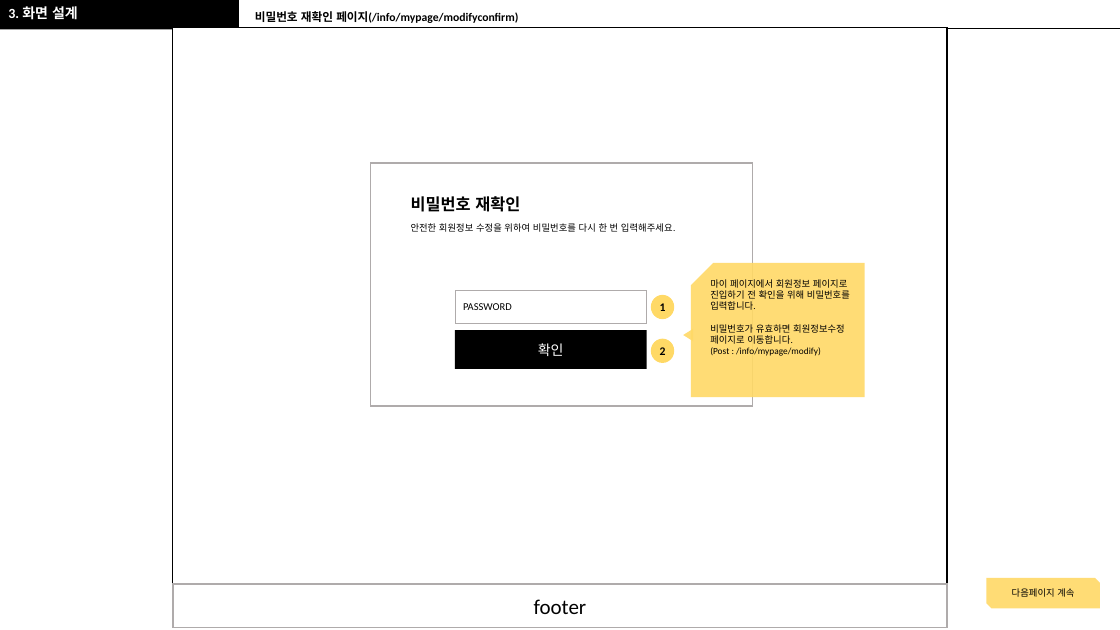
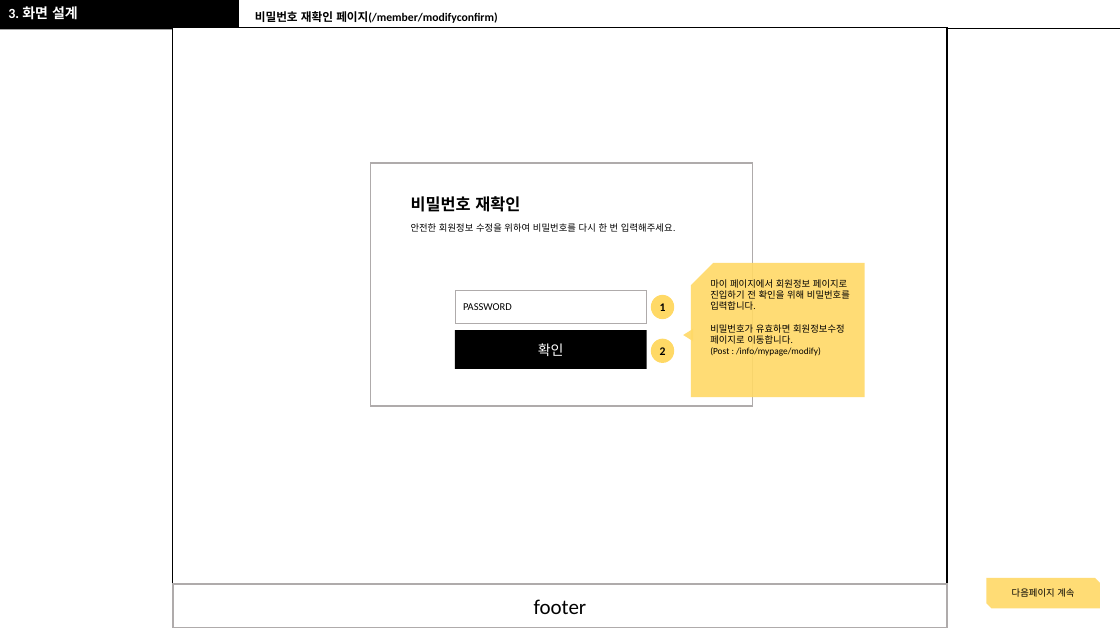
Before and after one commit to RealWarm/Common_Document, a slide deck: slide 16 of 온종일_돌봄/정훈_온종일_스토리보드_원본.pptx (slide 17 before the commit). Drawn at 1120x630 pixels with LibreOffice and Linux fonts; fonts in the diff are those of the drawing. Boxes give left, top, right and bottom in pixels: in the first picture for what was removed or moved away, otherwise in the second. Text is boxed around its words. In the diff, an @@ line names an element or a change of style, - is before the commit and + after.

```diff
--- a/온종일_돌봄/정훈_온종일_스토리보드_원본.pptx
+++ b/온종일_돌봄/정훈_온종일_스토리보드_원본.pptx
@@ text at box(255, 11, 497, 23): text changed @@
-비밀번호 재확인 페이지(/info/mypage/modifyconfirm)
+비밀번호 재확인 페이지(/member/modifyconfirm)
```
Also in this commit, not shown: 10 other slides changed, 4 slides added, 7 other files.
